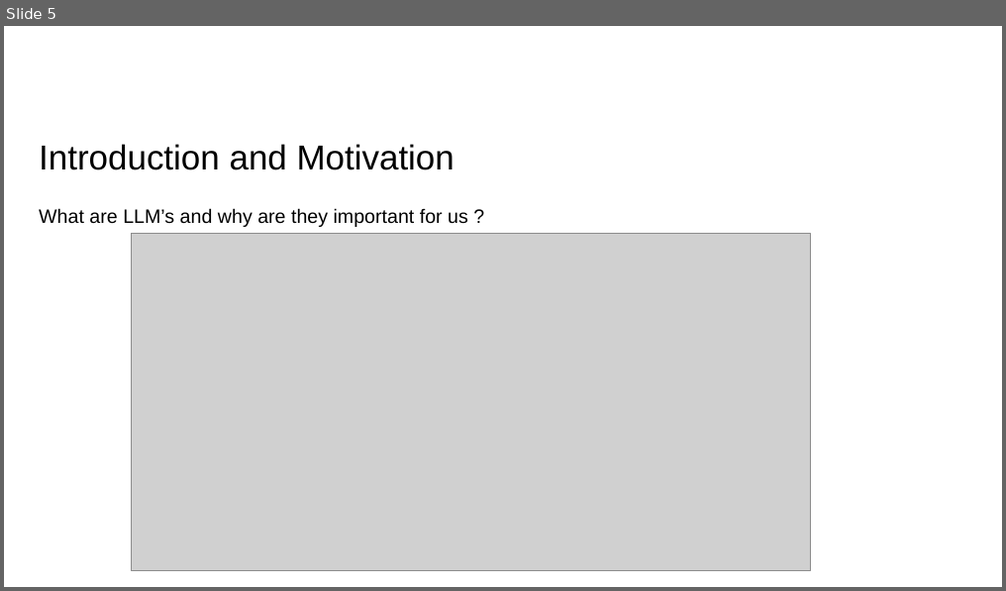
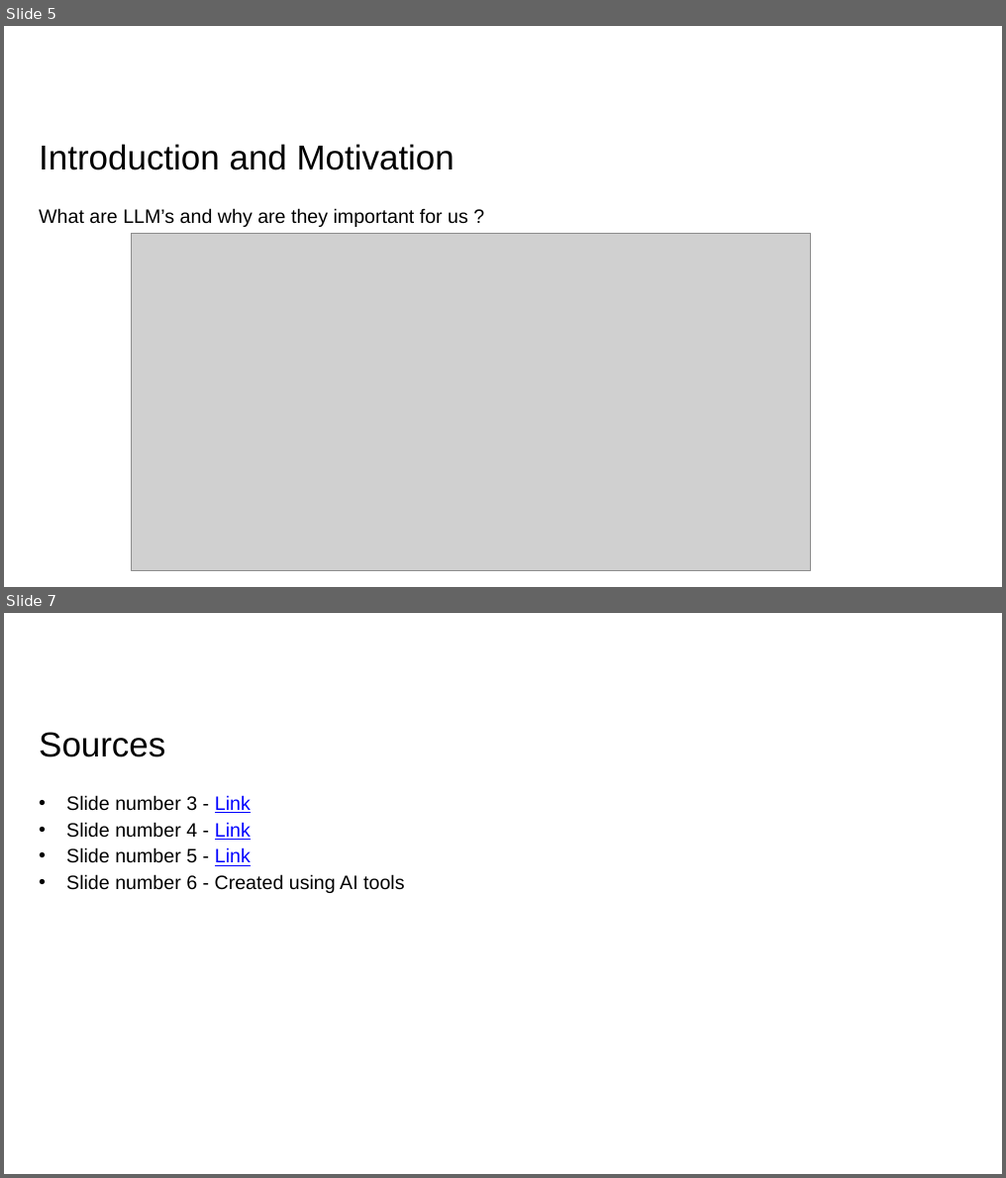
Before and after one commit to abraxas-dev/Knowledge-Graph-Creation-from-Text-with-LLMs, a slide deck: Mini-Project Presentation/mini-presentation.pptx. Shown one above the other, each under a label of ours: slide 5 before the commit, slides 5 and 7 after it; the slides between them are not shown. The pictures are 1006x591 and 1006x1178 pixels, drawn with LibreOffice and Linux fonts; fonts in the diff are those of the drawing; grey boxes stand for pictures; background and template pictures are left out. Boxes give left, top, right and bottom in pixels: in the first picture for what was removed or moved away, otherwise in the second. Text is boxed around its words. In the diff, an @@ line names an element or a change of style, - is before the commit and + after.

```diff
--- a/Mini-Project Presentation/mini-presentation.pptx
+++ b/Mini-Project Presentation/mini-presentation.pptx
@@ slide 7 added at [4, 613, 1002, 1174], background #FFFFFF @@
@@ title added at [39, 732, 165, 758], 25 pt, text #000000 @@
+Sources
@@ text added at [66, 795, 404, 893], 14 pt, text #000000 @@
+• Slide number 3 - Link
+• Slide number 4 - Link
+• Slide number 5 - Link
+• Slide number 6 - Created using AI tools
```
Also in this commit, not shown: 1 other slide added.
